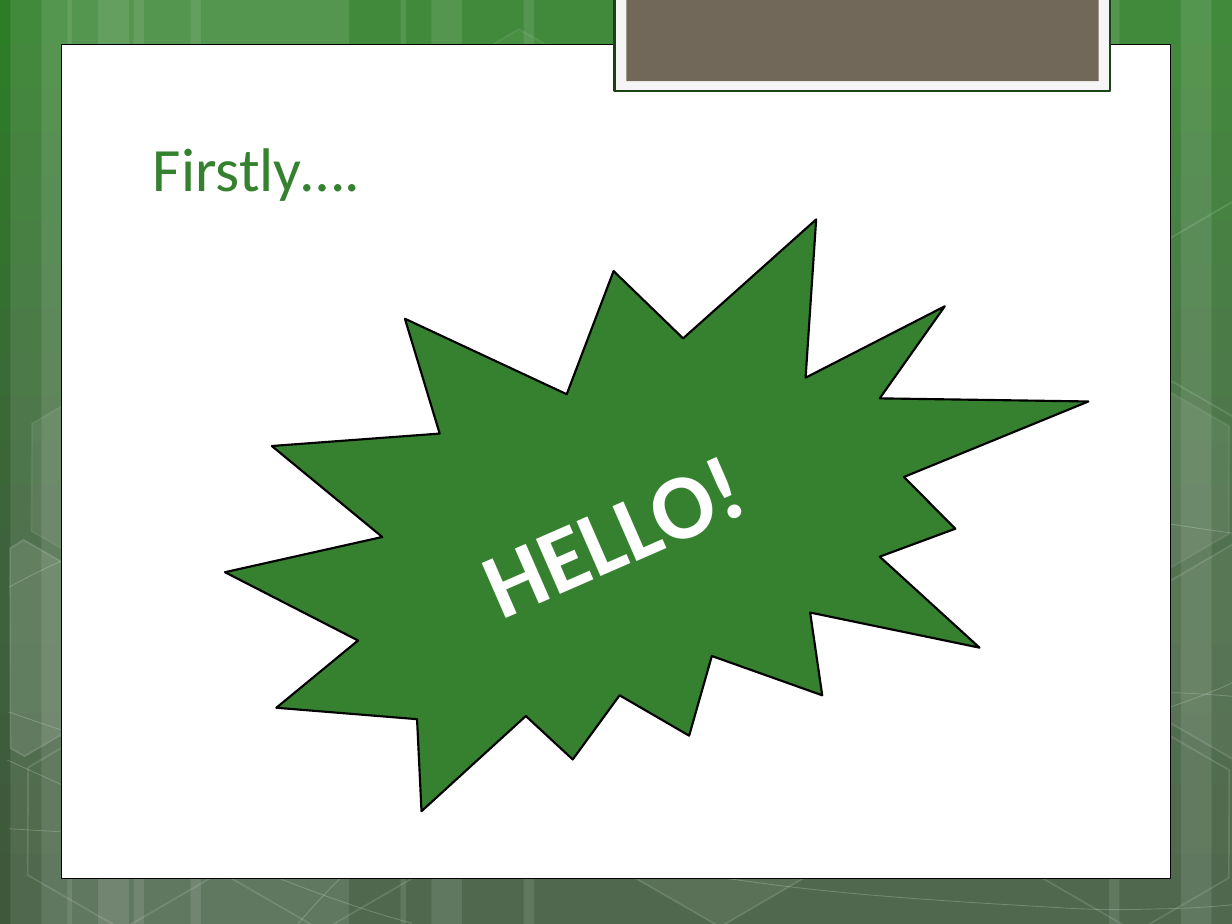
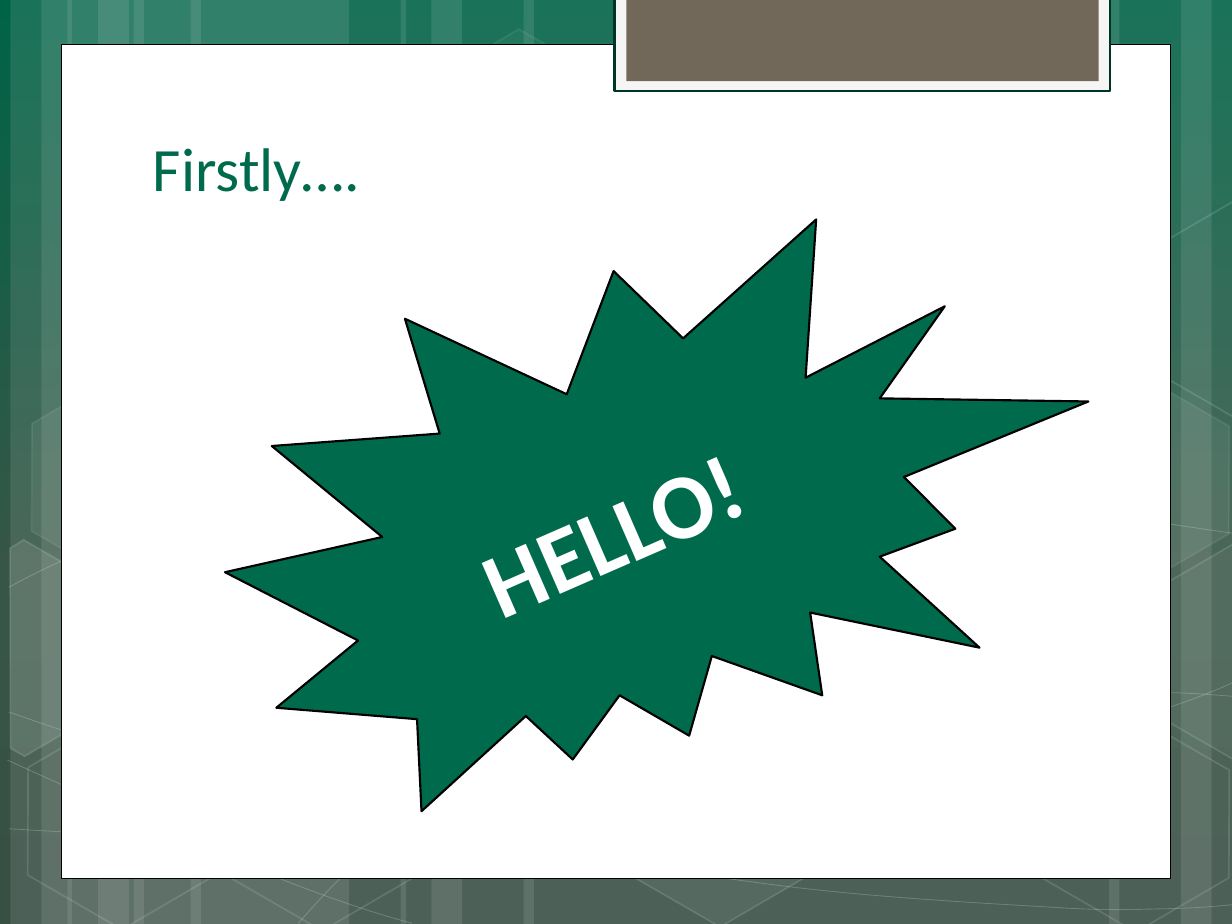
Before and after one commit to d-baranowski/Team-2, a slide deck: slide 2 of Powerpoint for Dragons Den/Dragons Den Presentation.pptx. Drawn at 1232x924 pixels with LibreOffice and Linux fonts; fonts in the diff are those of the drawing. Boxes give left, top, right and bottom in pixels: in the first picture for what was removed or moved away, otherwise in the second. Text is boxed around its words. In the diff, an @@ line names an element or a change of style, - is before the commit and + after.

```diff
--- a/Powerpoint for Dragons Den/Dragons Den Presentation.pptx
+++ b/Powerpoint for Dragons Den/Dragons Den Presentation.pptx
@@ background gradient #2D7E27 to #3E623D to #3D593C to gradient #006347 to #375648 to #385044 @@
@@ rectangle at bbox=[615, 0, 1110, 91]: outline #1B4018 1.25 pt to #003526 1.25 pt @@
@@ title "Firstly…." at bbox=[153, 148, 360, 201]: text colour #35812F to #006A4C @@
@@ irregular seal at bbox=[225, 219, 1089, 811]: fill #35812F to #006A4C @@
```
Also in this commit, not shown: 6 other slides changed, 1 slide added, 1 slide removed.
